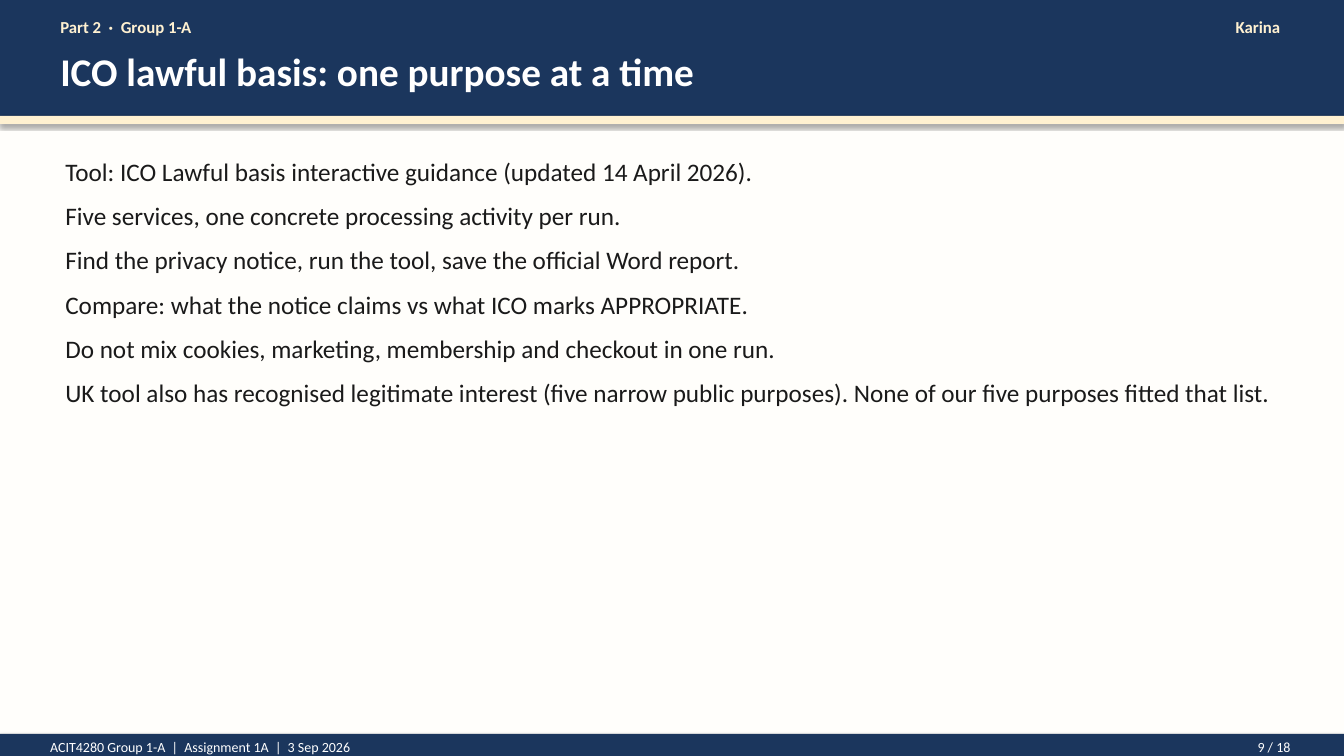
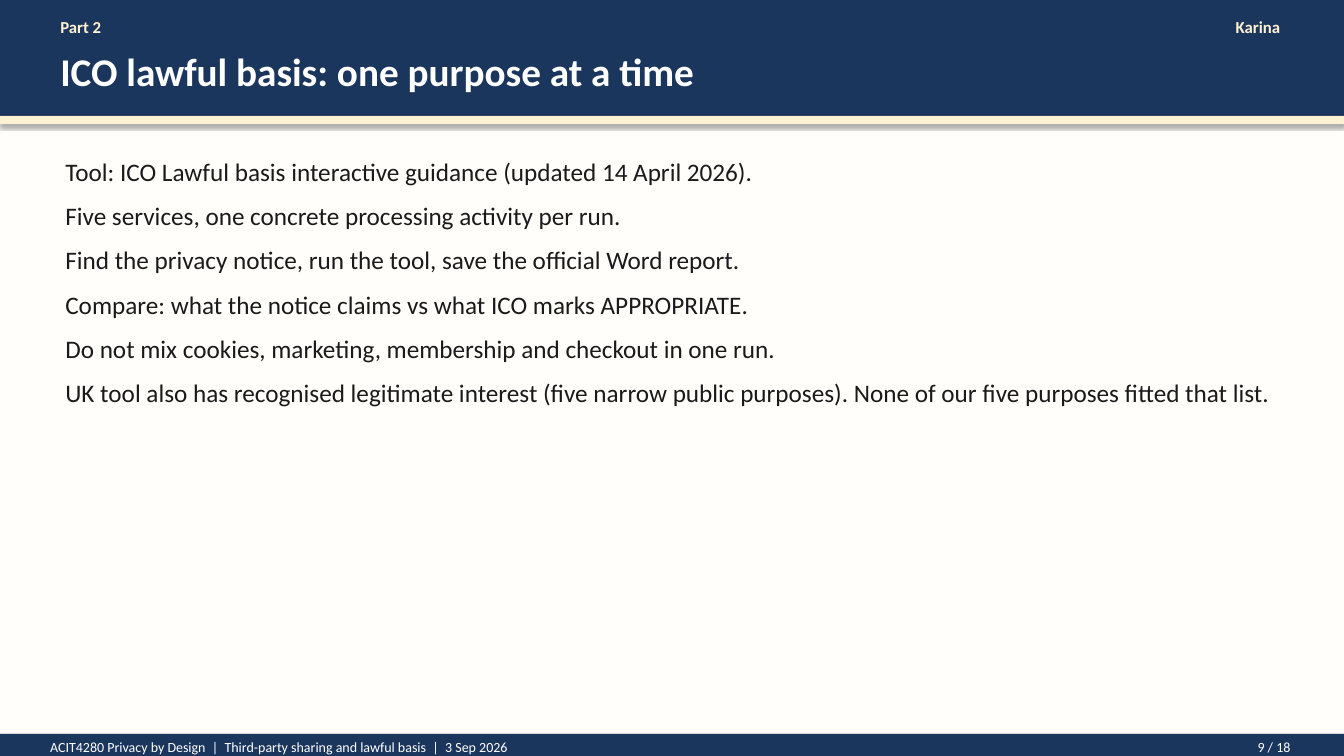
Before and after one commit to kasa031/Bacheloroppgave, a slide deck: slide 9 of ACIT4280_1A_presentation.pptx. Drawn at 1344x756 pixels with LibreOffice and Linux fonts; fonts in the diff are those of the drawing. Boxes give left, top, right and bottom in pixels: in the first picture for what was removed or moved away, otherwise in the second. Text is boxed around its words. In the diff, an @@ line names an element or a change of style, - is before the commit and + after.

```diff
--- a/ACIT4280_1A_presentation.pptx
+++ b/ACIT4280_1A_presentation.pptx
@@ text at (x1=60, y1=22, x2=101, y2=33): text changed @@
-Part 2 · Group 1-A
+Part 2
@@ text at (x1=50, y1=742, x2=507, y2=755): text changed @@
-ACIT4280 Group 1-A | Assignment 1A | 3 Sep 2026
+ACIT4280 Privacy by Design | Third-party sharing and lawful basis | 3 Sep 2026
```
Also in this commit, not shown: 17 other slides changed, 13 other files.
